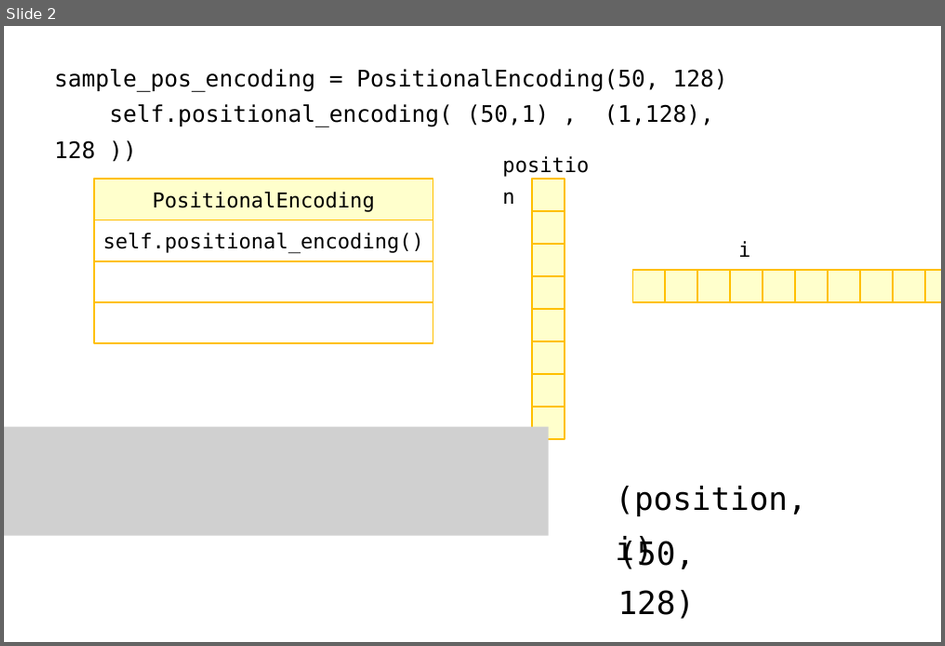
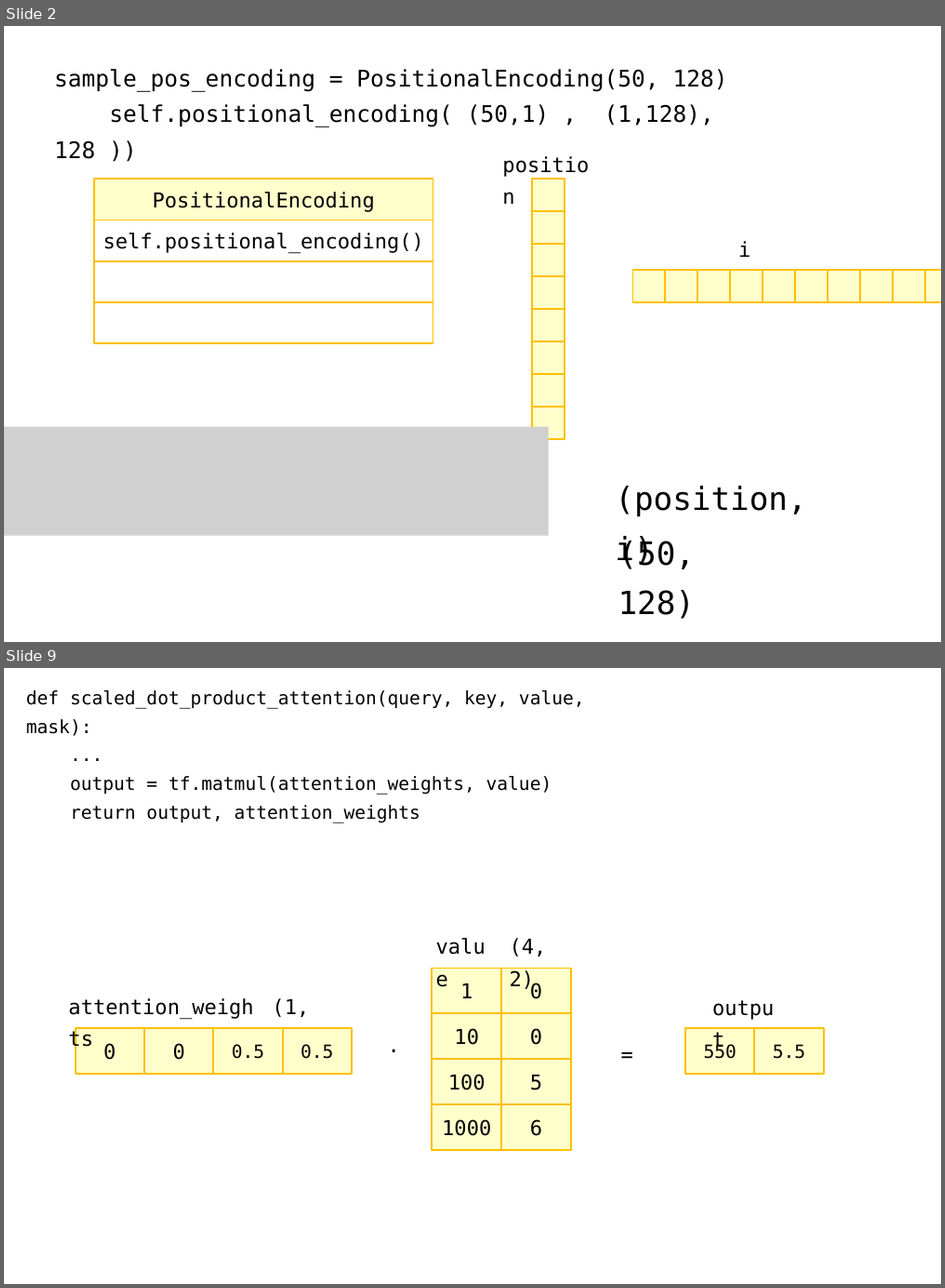
Before and after one commit to imguru-mooc/deep_learning_nlp, a slide deck: 트랜스포머분석_판서.pptx. Shown one above the other, each under a label of ours: slide 2 before the commit, slides 2 and 9 after it; the slides between them are not shown. The pictures are 945x646 and 945x1288 pixels, drawn with LibreOffice and Linux fonts; fonts in the diff are those of the drawing; grey boxes stand for pictures. Boxes give left, top, right and bottom in pixels: in the first picture for what was removed or moved away, otherwise in the second. Text is boxed around its words. In the diff, an @@ line names an element or a change of style, - is before the commit and + after.

```diff
--- a/트랜스포머분석_판서.pptx
+++ b/트랜스포머분석_판서.pptx
@@ slide 9 added at (4,668,941,1284), background #FFFFFF @@
@@ text added at (26,690,585,823), 16 pt, text #000000 @@
+def scaled_dot_product_attention(query, key, value, mask):
+...
+output = tf.matmul(attention_weights, value)
+return output, attention_weights
@@ text added at (487,776,553,793), 18 pt, text #000000 @@
+value
@@ text added at (510,938,547,992), 18 pt, text #000000 @@
+(4, 2)
@@ text added at (68,998,253,1020), 18 pt, text #000000 @@
+attention_weights
@@ text added at (272,998,309,1051), 18 pt, text #000000 @@
+(1, 4)
@@ text added at (704,983,789,1021), 18 pt, text #000000 @@
+output
@@ rectangle added at (76,1028,144,1073), fill #FFFFCC, outline #FFC000 1.5 pt, 18 pt, text #000000 @@
+0
@@ rectangle added at (144,1028,213,1073), fill #FFFFCC, outline #FFC000 1.5 pt, 18 pt, text #000000 @@
+0
@@ rectangle added at (213,1028,282,1073), fill #FFFFCC, outline #FFC000 1.5 pt, 16 pt, text #000000 @@
+0.5
@@ rectangle added at (282,1028,351,1073), fill #FFFFCC, outline #FFC000 1.5 pt, 16 pt, text #000000 @@
+0.5
@@ text added at (380,1021,408,1059), 18 pt, text #000000 @@
+.
@@ text added at (613,1030,641,1068), 18 pt, text #000000 @@
+=
@@ rectangle added at (686,1028,755,1073), fill #FFFFCC, outline #FFC000 1.5 pt, 16 pt, text #000000 @@
+550
@@ rectangle added at (755,1028,824,1073), fill #FFFFCC, outline #FFC000 1.5 pt, 16 pt, text #000000 @@
+5.5
@@ group added at (432,967,571,1150): 8 rectangles @@
+1
+0
+10
+0
+100
+5
+1000
+6
```
Also in this commit, not shown: 11 other slides added.
